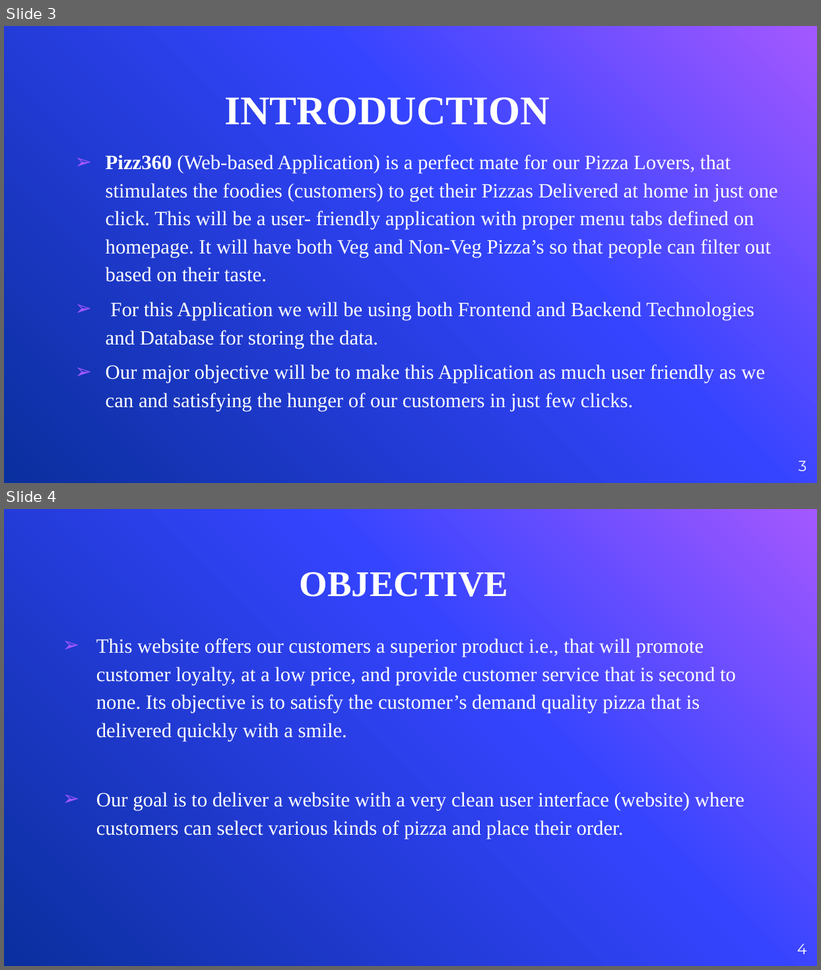
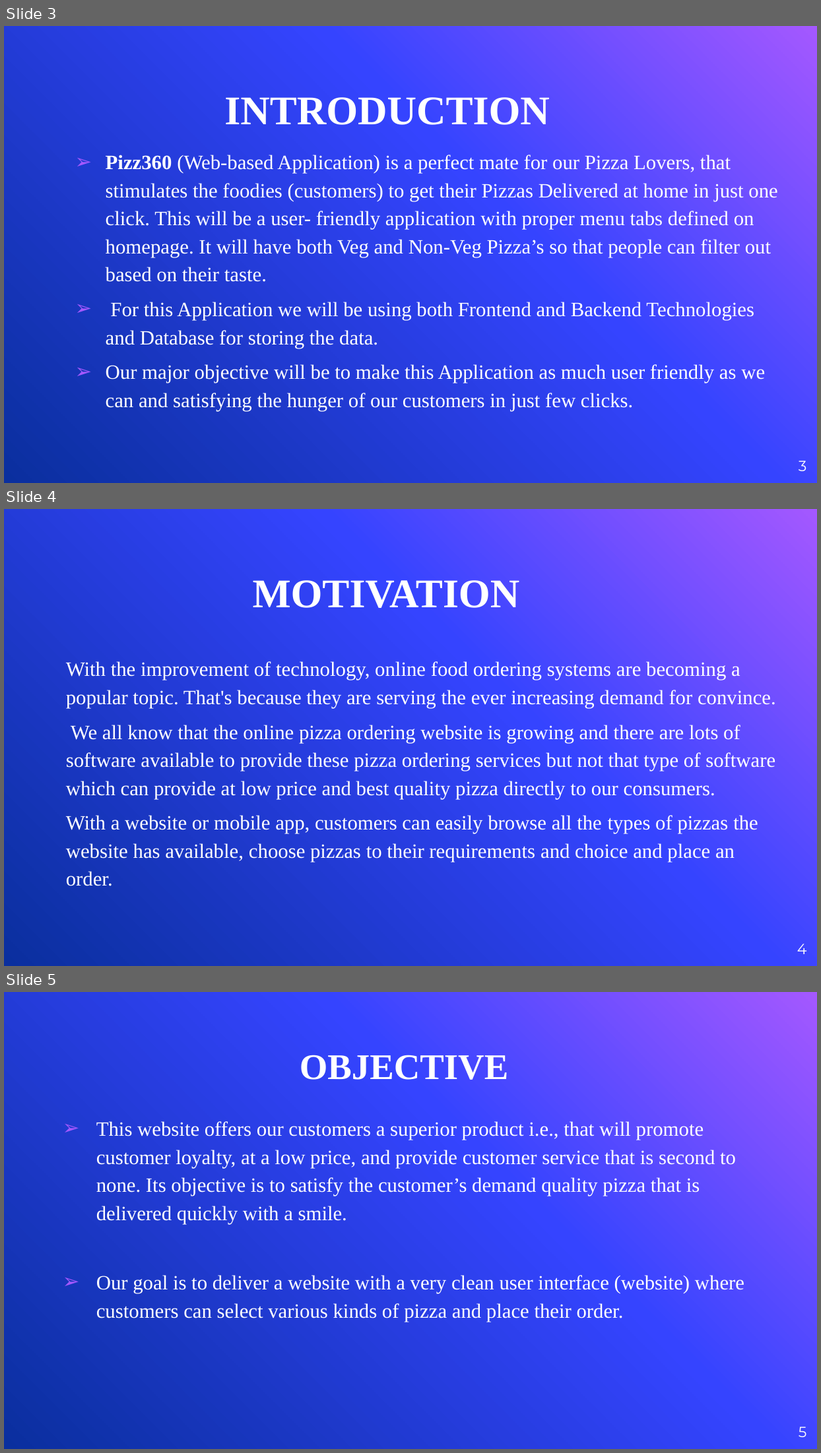
Before and after one commit to divyanshgarg28/Pizz360, a slide deck: Pizz360- Mini Project PPT.pptx. Shown one above the other, each under a label of ours: slides 3 and 4 before the commit, slides 3, 4 and 5 after it. The pictures are 821x970 and 821x1453 pixels, drawn with LibreOffice and Linux fonts; fonts in the diff are those of the drawing; background and template pictures are left out. Boxes give left, top, right and bottom in pixels: in the first picture for what was removed or moved away, otherwise in the second. Text is boxed around its words. In the diff, an @@ line names an element or a change of style, - is before the commit and + after.

```diff
--- a/Pizz360- Mini Project PPT.pptx
+++ b/Pizz360- Mini Project PPT.pptx
@@ slide 4 added at (4, 509, 817, 966), background picture (left out) @@
@@ title added at (253, 580, 520, 608), 36 pt, text #FFFFFF, bold @@
+MOTIVATION
@@ subtitle added at (66, 661, 776, 887), 18 pt, text #FFFFFF @@
+With the improvement of technology, online food ordering systems are becoming a popular topic. That's because they are serving the ever increasing demand for convince.
+We all know that the online pizza ordering website is growing and there are lots of software available to provide these pizza ordering services but not that type of software which can provide at low price and best quality pizza directly to our consumers.
+With a website or mobile app, customers can easily browse all the types of pizzas the website has available, choose pizzas to their requirements and choice and place an order.
@@ page number added at (797, 944, 807, 955), 13 pt, text #FFFFFF @@
+4
@@ what was slide 4 is now slide 5 @@
@@ page number at (799, 1427, 807, 1438): text changed @@
-4
+5
```
Also in this commit, not shown: 1 slide changed, 5 other slides added, 11 slides removed, 2 other files.
